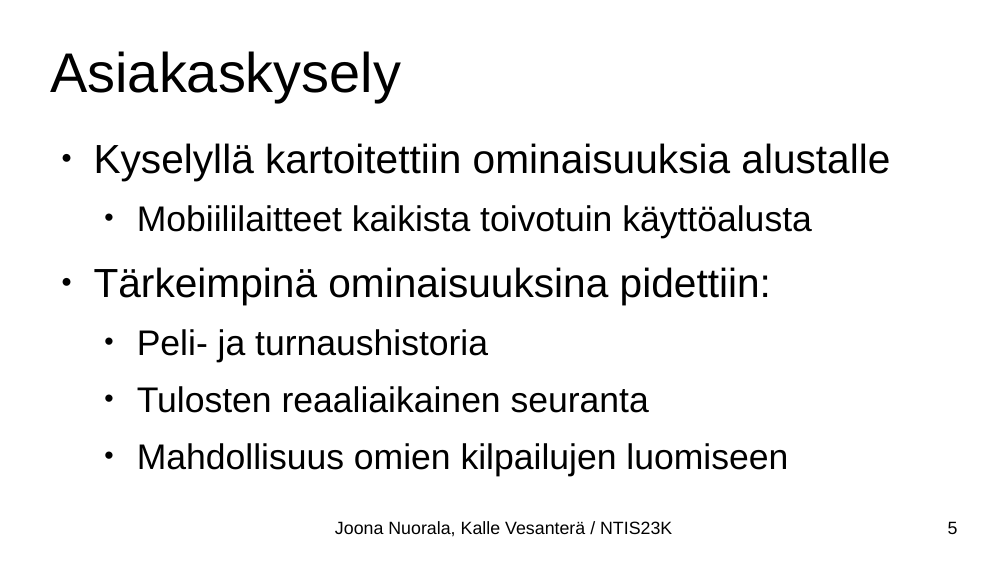
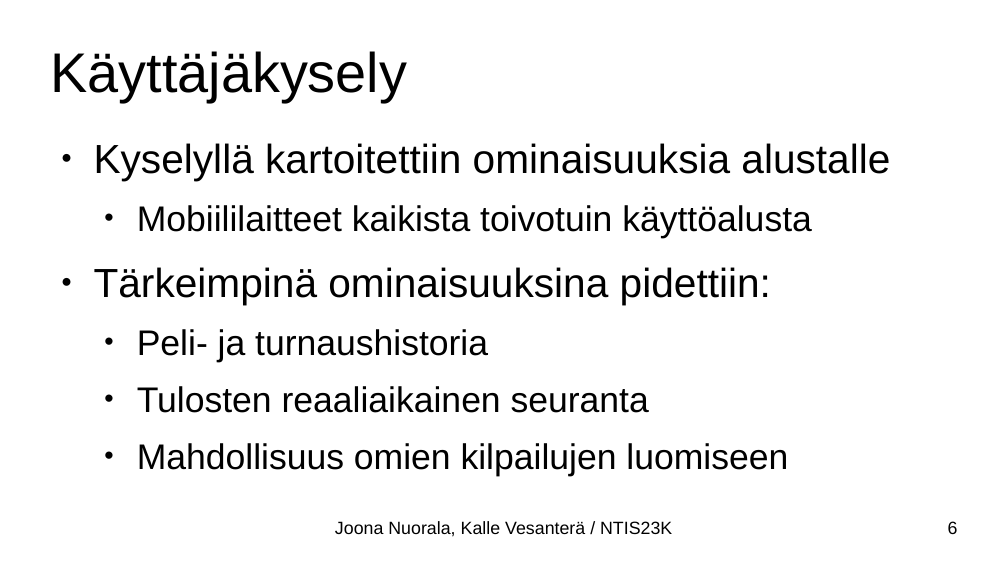
Before and after one commit to Kabskibs/centria_ohjelmistotuotanto, a slide deck: slide 6 of esitys/esitys_wip.odp (slide 5 before the commit). Drawn at 1008x567 pixels with LibreOffice and Linux fonts; fonts in the diff are those of the drawing. Boxes give left, top, right and bottom in pixels: in the first picture for what was removed or moved away, otherwise in the second. Text is boxed around its words. In the diff, an @@ line names an element or a change of style, - is before the commit and + after.

```diff
--- a/esitys/esitys_wip.odp
+++ b/esitys/esitys_wip.odp
@@ title at (x1=50, y1=51, x2=407, y2=102): text changed @@
-Asiakaskysely
+Käyttäjäkysely
@@ page number at (x1=948, y1=521, x2=958, y2=534): text changed @@
-5
+6
```
Also in this commit, not shown: 5 other slides changed, 4 slides added, 2 other files.
